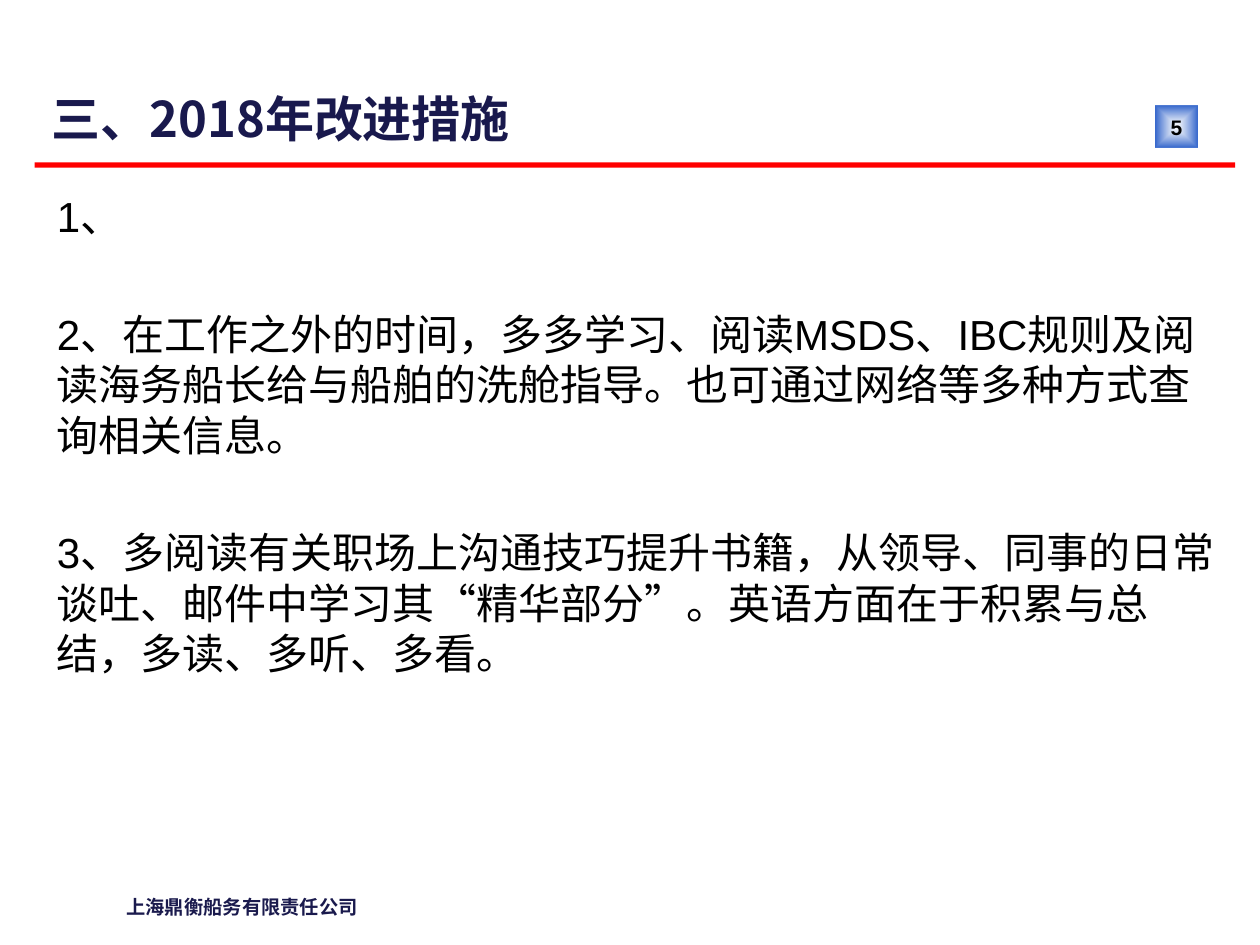
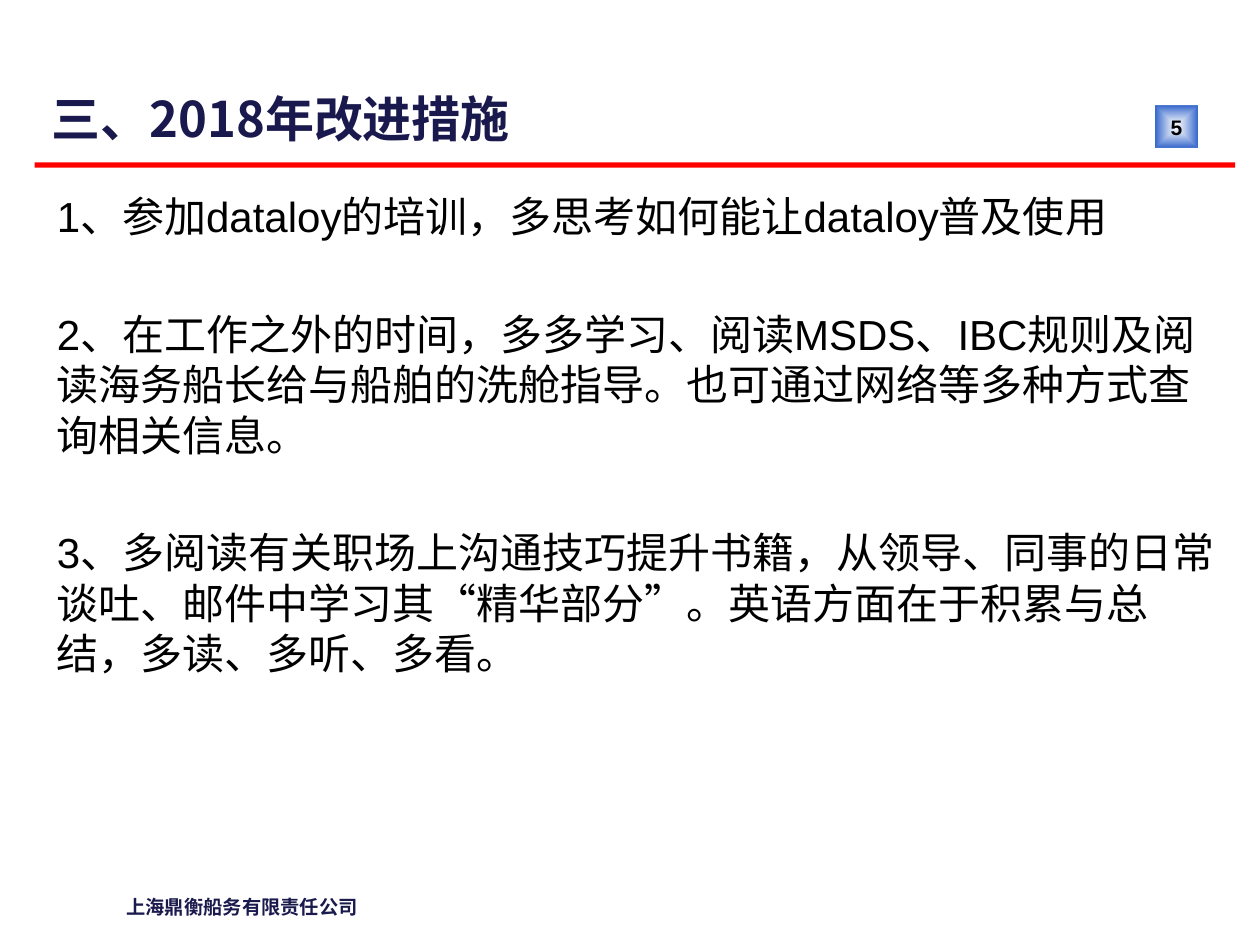
Before and after one commit to qwac-123/workwork, a slide deck: slide 5 of 2017年终总结-曹颜海2.pptx. Drawn at 1260x945 pixels with LibreOffice and Linux fonts; fonts in the diff are those of the drawing; background and template pictures are left out. Boxes give left, top, right and bottom in pixels: in the first picture for what was removed or moved away, otherwise in the second. Text is boxed around its words. In the diff, an @@ line names an element or a change of style, - is before the commit and + after.

```diff
--- a/2017年终总结-曹颜海2.pptx
+++ b/2017年终总结-曹颜海2.pptx
@@ text at bbox=[57, 199, 1107, 241]: text changed @@
-1、
+1、参加dataloy的培训，多思考如何能让dataloy普及使用
```
Also in this commit, not shown: 4 other slides changed, 1 other file.
